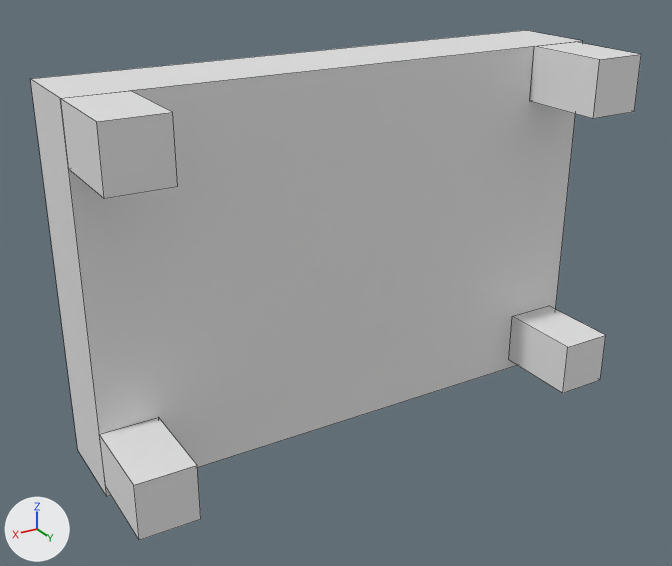
What one commit did to the OBJ model landstalker/data/proxies/table_89.obj.
Both versions are drawn from a camera (50 mm lens) standing at (336.6, 40.5, 397.6) and looking at (298.3, -23.4, 365.6). The lights are fixed; the arrows at lower left show +X, +Y and +Z. The first picture is the older version. Mesh edges are drawn as thin lines. Where no turn or scale is listed for an object, it has been applied to the vertices. Vertices at exactly the same position are counted once.

The scene before the commit, as lines of its bpy script (objects in view):
```python
me_table_89 = bpy.data.meshes.new('table_89')
me_table_89.from_pydata(...)  # 39 vertices, 30 faces; spans x 271.0..320.0, y -32.0..-16.0, z 351.0..384.0
ob_table_89 = bpy.data.objects.new('table_89', me_table_89)
ob_table_89.location = (0.0, 0.0, 0.0)
```
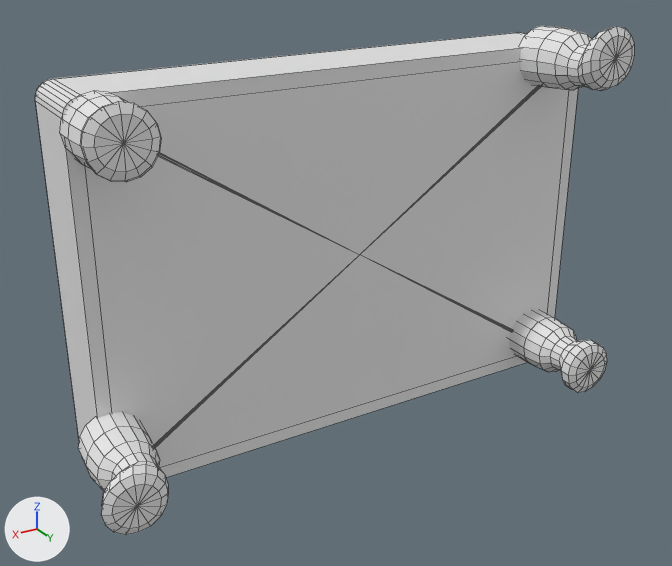
Boxes [x1, y1, x2, y2] around the edits, measured in the pictures (672 x 566 px):
'table_89', reshaped: before [30, 30, 641, 541]; after [35, 26, 634, 535]
part 1 of me_table_89, rebuilt: before [30, 30, 583, 496]; after [35, 32, 578, 477]
part 2 of me_table_89, rebuilt: before [509, 306, 606, 393]; after [509, 309, 607, 392]
part 3 of me_table_89, rebuilt (12% narrower): before [99, 418, 201, 541]; after [78, 412, 168, 535]
part 4 of me_table_89, rebuilt (14% shorter): before [530, 42, 641, 118]; after [519, 26, 634, 91]
part 5 of me_table_89, added: after [60, 90, 161, 182]

What changed in the scene script:
```text
Change me_table_89:
    used by ob_table_89; location = (0.0, 0.0, 0.0)
    remove me_table_89.from_pydata(...)  # 39 vertices, 30 faces; spans x 271.0..320.0, y -32.0..-16.0, z 351.0..384.0
    add me_table_89.from_pydata(...)  # 718 vertices, 800 faces; spans x 271.0..322.5, y -32.0..-16.0, z 351.0..386.5
    me_table_89 part 1: the loose piece of 15 vertices spanning x 271.0..320.0, y -32.0..-16.0, z 351.0..384.0 is rebuilt with 198 vertices and now spans x 271.0..320.0, y -32.0..-24.0, z 351.0..384.0
    me_table_89 part 2: the loose piece of 8 vertices spanning x 272.0..277.0, y -24.0..-16.0, z 352.0..357.0 is rebuilt with 130 vertices and now spans x 271.0..277.2, y -24.4..-16.0, z 351.0..357.2
    me_table_89 part 3: the loose piece of 8 vertices spanning x 315.0..320.0, y -24.0..-16.0, z 352.0..357.0 is rebuilt with 130 vertices and now spans x 316.3..322.5, y -24.4..-16.0, z 352.5..358.7
    me_table_89 part 4: the loose piece of 8 vertices spanning x 272.0..277.0, y -24.0..-16.0, z 379.0..384.0 is rebuilt with 130 vertices and now spans x 272.5..278.7, y -24.4..-16.0, z 380.3..386.5
    me_table_89 part 5: a new loose piece of 130 vertices spanning x 314.8..321.0, y -24.4..-16.0, z 378.8..385.0
```
